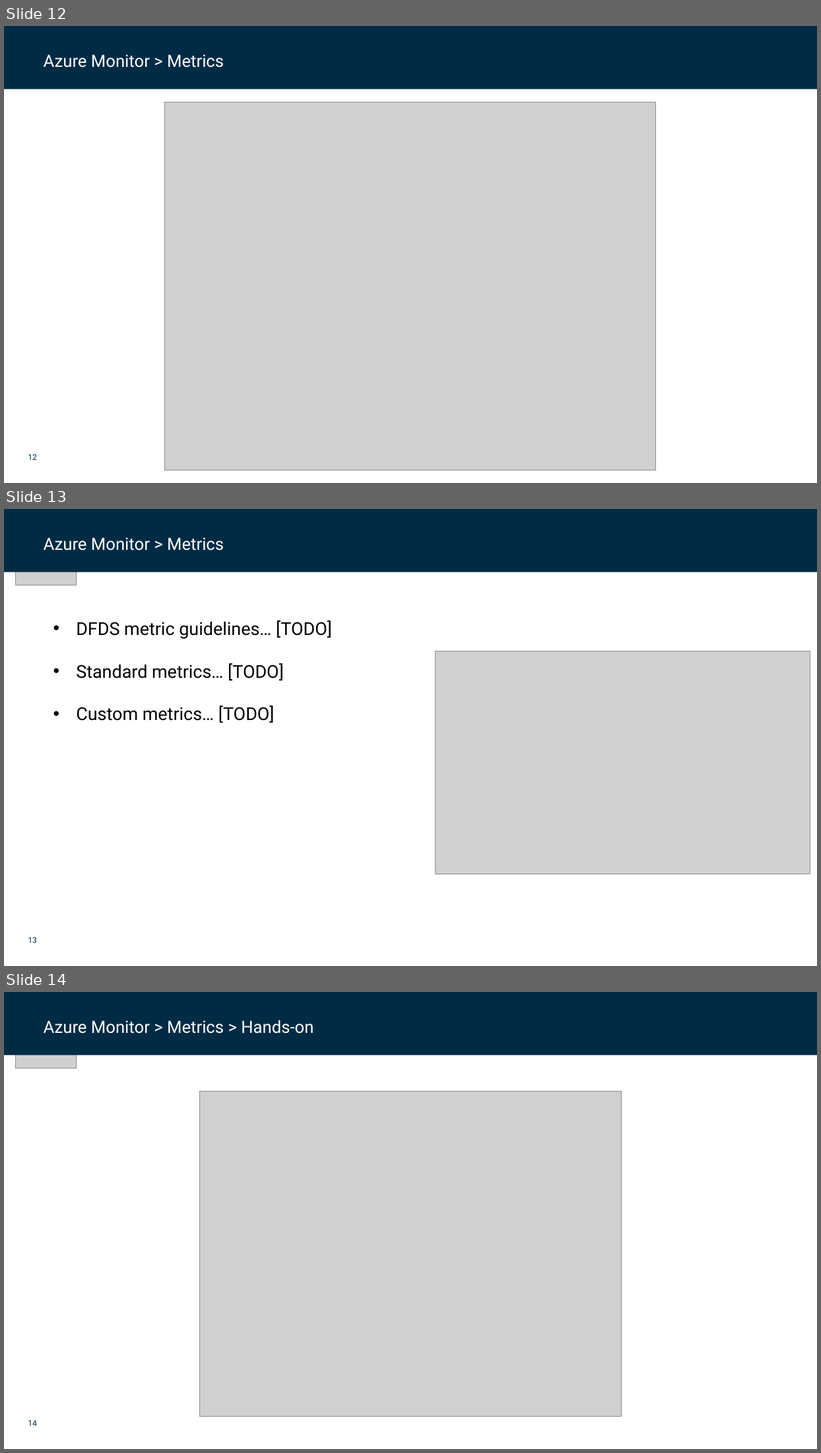
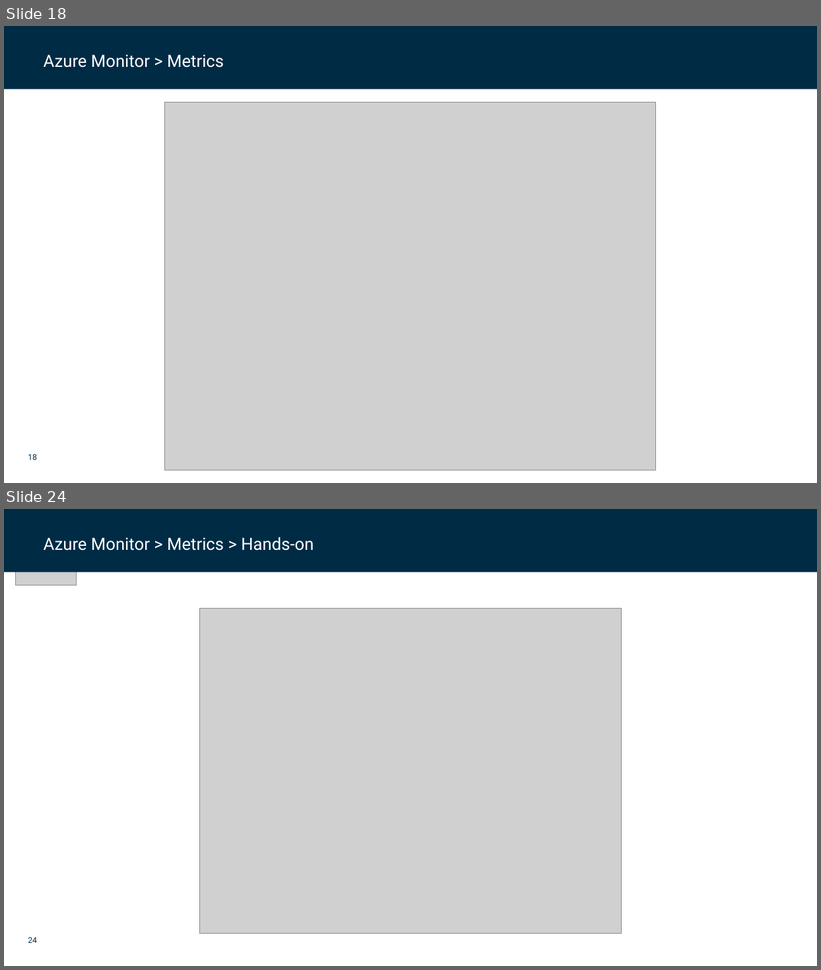
Before and after one commit to dfds/dojo, a slide deck: workshops/azure-monitoring-deep-dive/azure-monitoring-deep-dive.pptx. Shown one above the other, each under a label of ours: slides 12, 13 and 14 before the commit, slides 18 and 24 after it; the slides between them are not shown. The pictures are 821x1453 and 821x970 pixels, drawn with LibreOffice and Linux fonts; fonts in the diff are those of the drawing; grey boxes stand for pictures; background and template pictures are left out. Boxes give left, top, right and bottom in pixels: in the first picture for what was removed or moved away, otherwise in the second. Text is boxed around its words. In the diff, an @@ line names an element or a change of style, - is before the commit and + after.

Commit message:
Azure Monitor v. 0.2

```diff
--- a/workshops/azure-monitoring-deep-dive/azure-monitoring-deep-dive.pptx
+++ b/workshops/azure-monitoring-deep-dive/azure-monitoring-deep-dive.pptx
@@ slide 13 removed at <box>4,509,817,966</box>, background #FFFFFF; not listed: 1 template element that a slide beside it also shows @@
@@ rectangle removed at <box>4,509,817,572</box> @@
@@ picture removed at <box>16,509,77,586</box> @@
@@ text removed at <box>44,537,224,551</box> @@
-Azure Monitor > Metrics
@@ rectangle removed at <box>736,529,797,547</box> @@
@@ text removed at <box>76,621,332,723</box> @@
-• DFDS metric guidelines… [TODO]
-• Standard metrics… [TODO]
-• Custom metrics… [TODO]
@@ picture removed at <box>435,652,811,875</box> @@
@@ what was slide 12 is now slide 18 @@
@@ page number at <box>28,454,37,460</box>: text changed @@
-12
+18
@@ what was slide 14 is now slide 24 @@
@@ page number at <box>28,937,37,943</box>: text changed @@
-14
+24
```
Also in this commit, not shown: 3 slides changed, 11 slides added, 1 other file.
